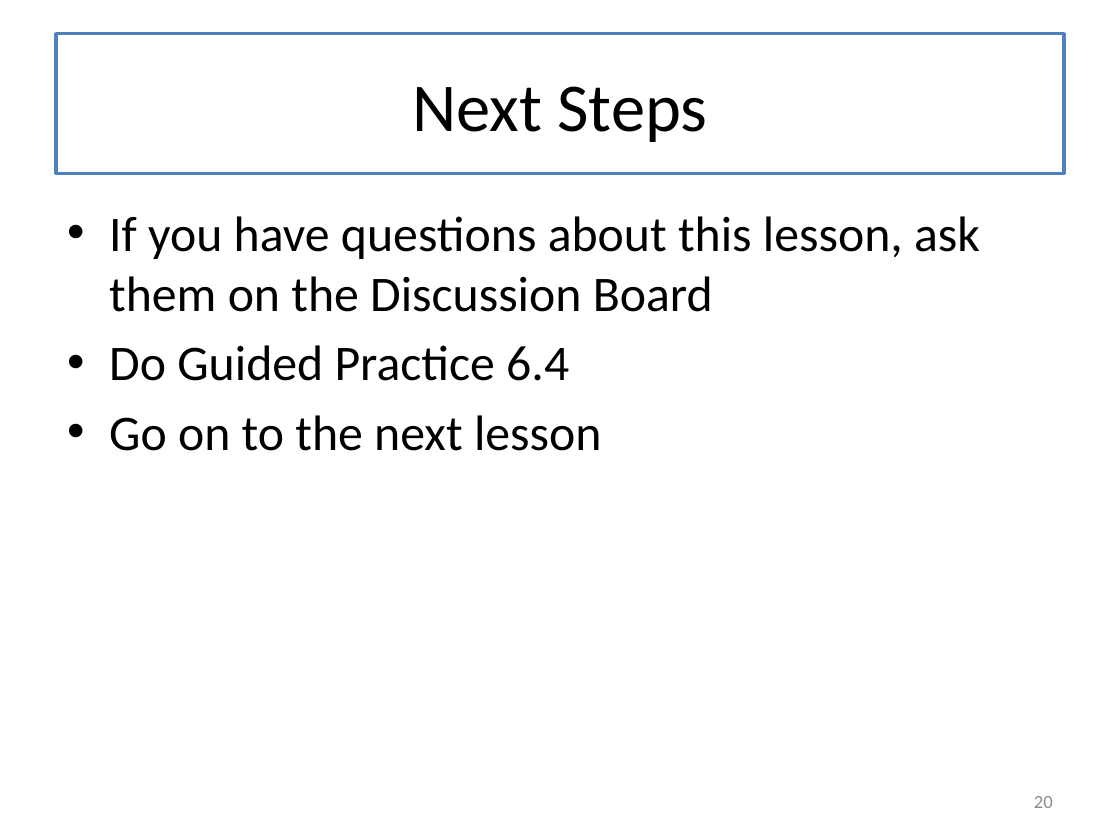
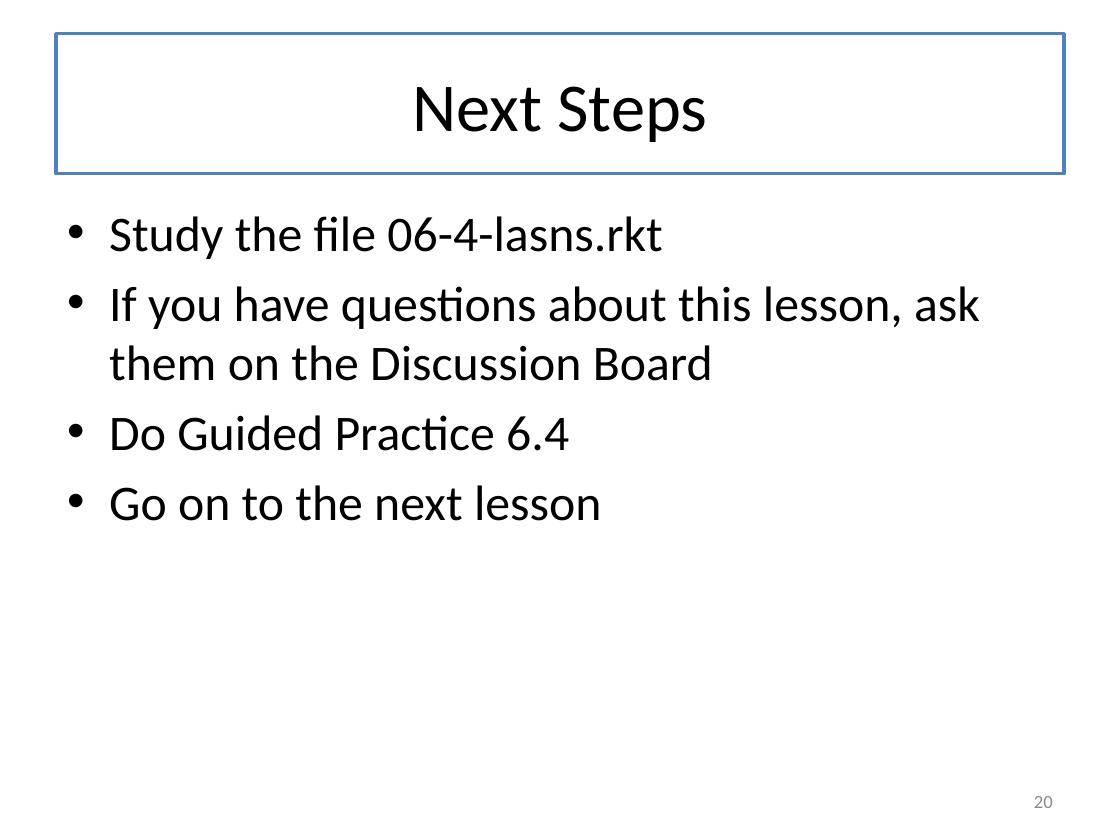
Before and after one commit to mwand/cs5010f16, a slide deck: slide 20 of Slides/Lesson 6.4 Mutually Recursive Data Definitions.pptx. Drawn at 1120x840 pixels with LibreOffice and Linux fonts; fonts in the diff are those of the drawing. Boxes give left, top, right and bottom in pixels: in the first picture for what was removed or moved away, otherwise in the second. Text is boxed around its words. In the diff, an @@ line names an element or a change of style, - is before the commit and + after.

```diff
--- a/Slides/Lesson 6.4 Mutually Recursive Data Definitions.pptx
+++ b/Slides/Lesson 6.4 Mutually Recursive Data Definitions.pptx
@@ text at [109, 216, 662, 259]: paragraph added @@
+• Study the file 06-4-lasns.rkt
```
Also in this commit, not shown: 5 other files.
